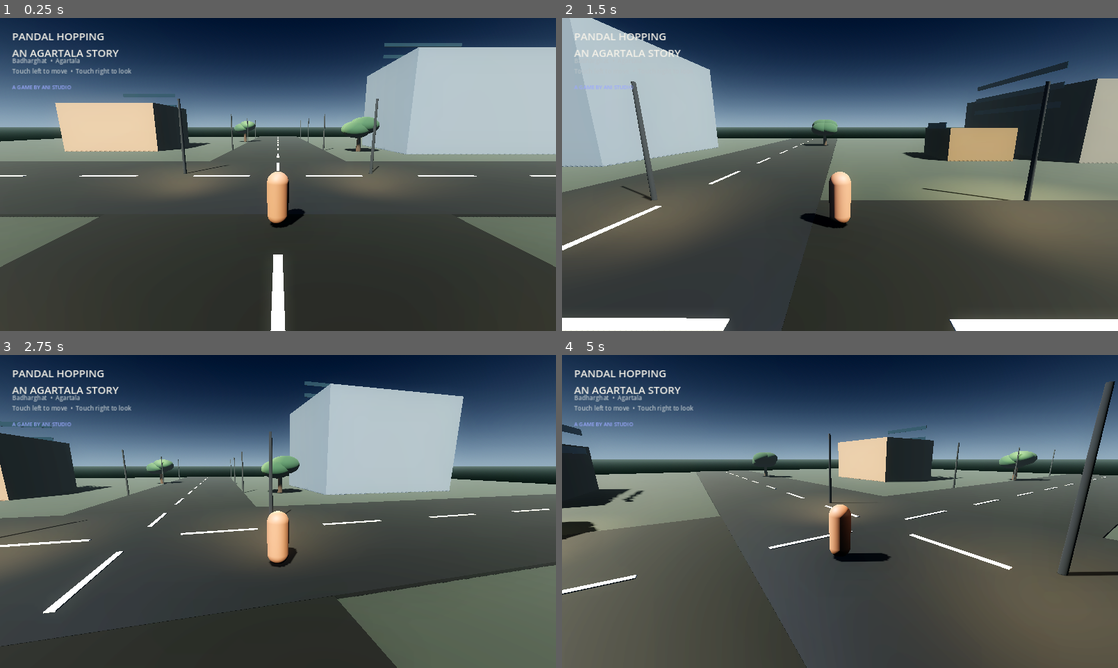
Above: before the commit, frames 1-4 (two rows, left to right).
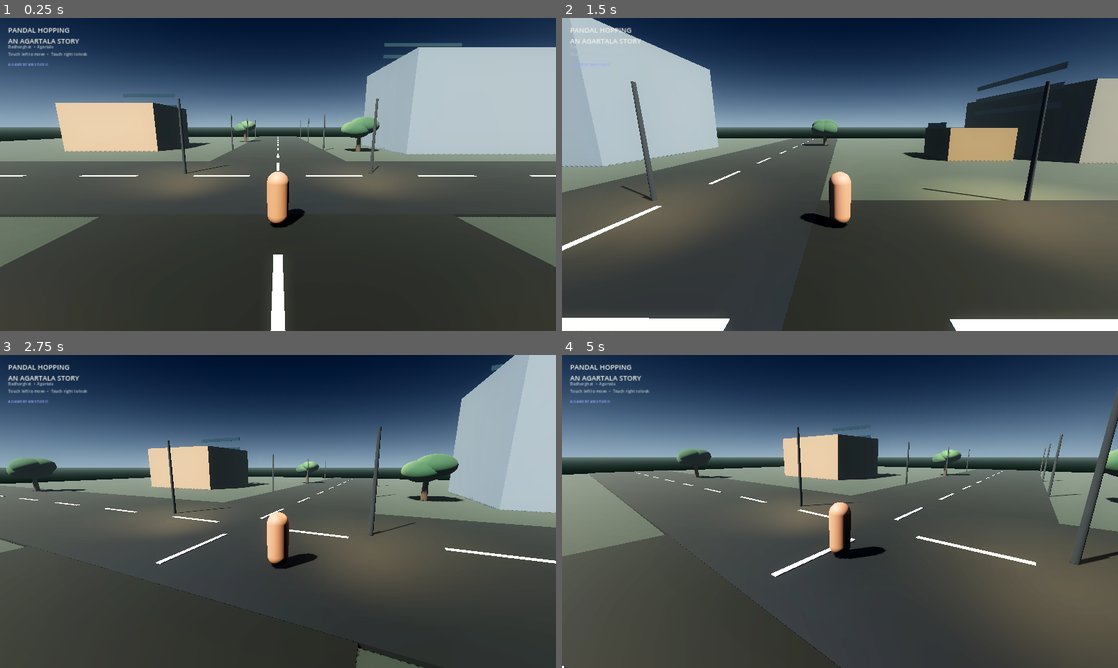
Above: after the commit, the same moments.

Repository: anirudhadebbarma031214-commits/PANDAL-HOPPING-AGARTALA-STORY-GAME
Game: Godot game, scene res://main.tscn
The game is run twice, just before and just after one commit, with the same random seed, the same clock (stepped at 60 frames per second) and the same inputs.
Inputs (mouse positions are in pixels of both pictures, inside the frame that each line leads up to):
- Up to frame 1 (0.25 s): no input
- Up to frame 2 (1.5 s): tap Enter (ui_accept) at 0.5, 0.77 s; move the mouse to (962, 158) at 0.52 s; hold Right (ui_right) 0.53-1.25 s; click (962, 158) at 0.67 s; drag from (728, 190) to (812, 237) at 1.27 s
- Up to frame 3 (2.75 s): move the mouse to (333, 442) at 2.02 s; hold Right (ui_right) from 2.03 s (still down)
- Up to frame 4 (5 s): release Right (ui_right) at 2.75 s; drag from (812, 574) to (673, 464) at 2.77 s; move the mouse to (1006, 558) at 3.52 s; hold Left (ui_left) 3.53-4.25 s; tap Enter (ui_accept) at 3.77 s; drag from (673, 464) to (756, 433) at 4.27 s

The runs differ from the first frame. In frame 1, 1.3% of the frame differs, in the area x 1-24%, y 3-23%; in frame 2, 0.7%; in frame 3, 45%, in the area x 0-100%, y 0-100%; in frame 4, 18%.

Commit message:
Set cinematic 1080p presentation target

Diff:
--- a/project.godot
+++ b/project.godot
@@ -10,10 +10,10 @@
 
 [display]
 
-window/size/viewport_width=1280
-window/size/viewport_height=720
-window/size/window_width_override=1280
-window/size/window_height_override=720
+window/size/viewport_width=1920
+window/size/viewport_height=1080
+window/size/window_width_override=1920
+window/size/window_height_override=1080
 window/stretch/mode="canvas_items"
 
 [rendering]
